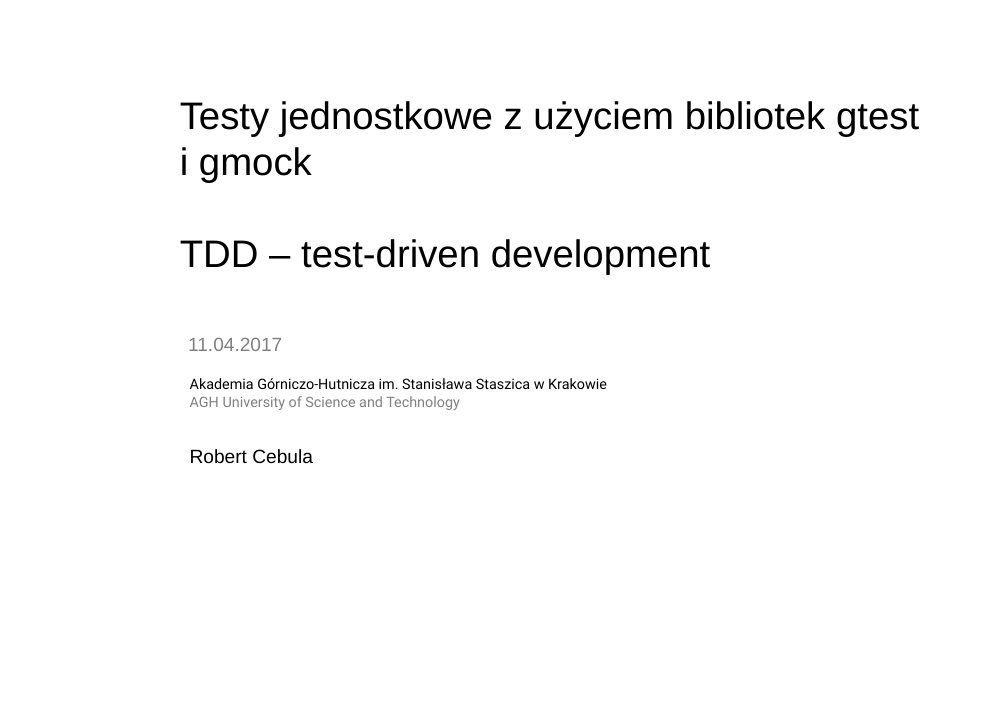
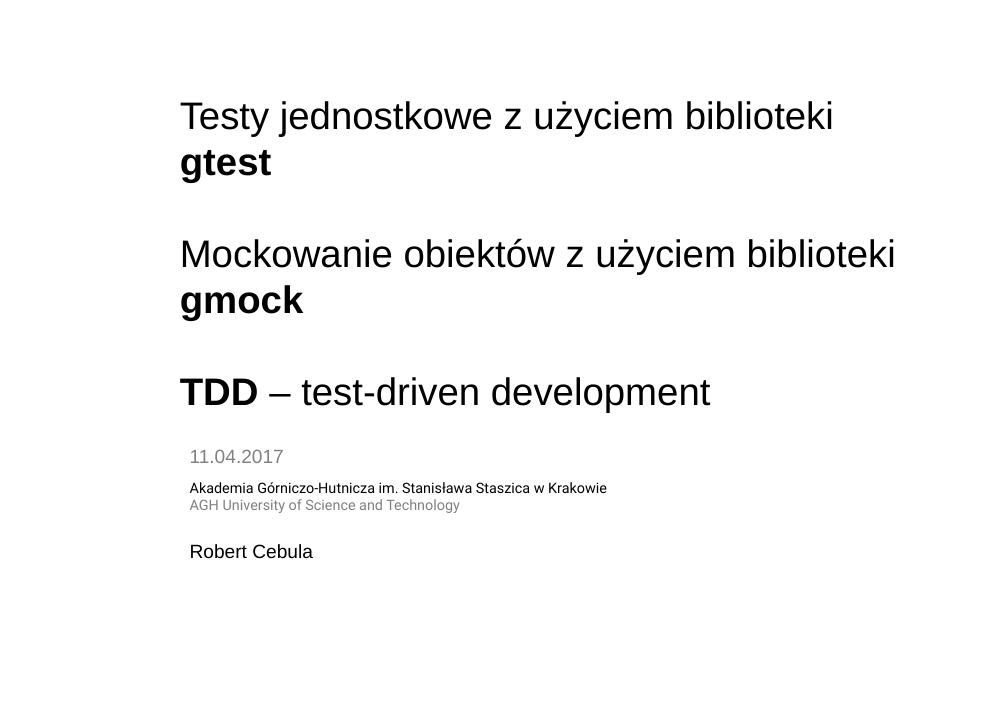
Before and after one commit to bercik/apt_seminar, a slide deck: slide 1 of prezentacja.odp. Drawn at 1008x713 pixels with LibreOffice and Linux fonts; fonts in the diff are those of the drawing; background and template pictures are left out. Boxes give left, top, right and bottom in pixels: in the first picture for what was removed or moved away, otherwise in the second. Text is boxed around its words. In the diff, an @@ line names an element or a change of style, - is before the commit and + after.

Commit message:
Change title

```diff
--- a/prezentacja.odp
+++ b/prezentacja.odp
@@ text at [180,101,896,320]: text changed @@
-Testy jednostkowe z użyciem bibliotek gtest i gmock
+Testy jednostkowe z użyciem biblioteki gtest
+Mockowanie obiektów z użyciem biblioteki gmock
@@ text at [180,377,711,413]: bold on in "TDD" @@
@@ text "11.04.2017": place and size @@
-text "11.04.2017" at [188,337,282,351]
+text "11.04.2017" at [190,449,284,463]
@@ text "Akademia Górniczo-Hutnicza im. Stanisława Staszica ...": place and size @@
-text "Akademia Górniczo-Hutnicza im. Stanisława Staszica ..." at [190,378,607,410]
+text "Akademia Górniczo-Hutnicza im. Stanisława Staszica ..." at [190,482,607,513]
@@ text "Robert Cebula": place and size @@
-text "Robert Cebula" at [190,449,313,464]
+text "Robert Cebula" at [190,544,313,559]
```
